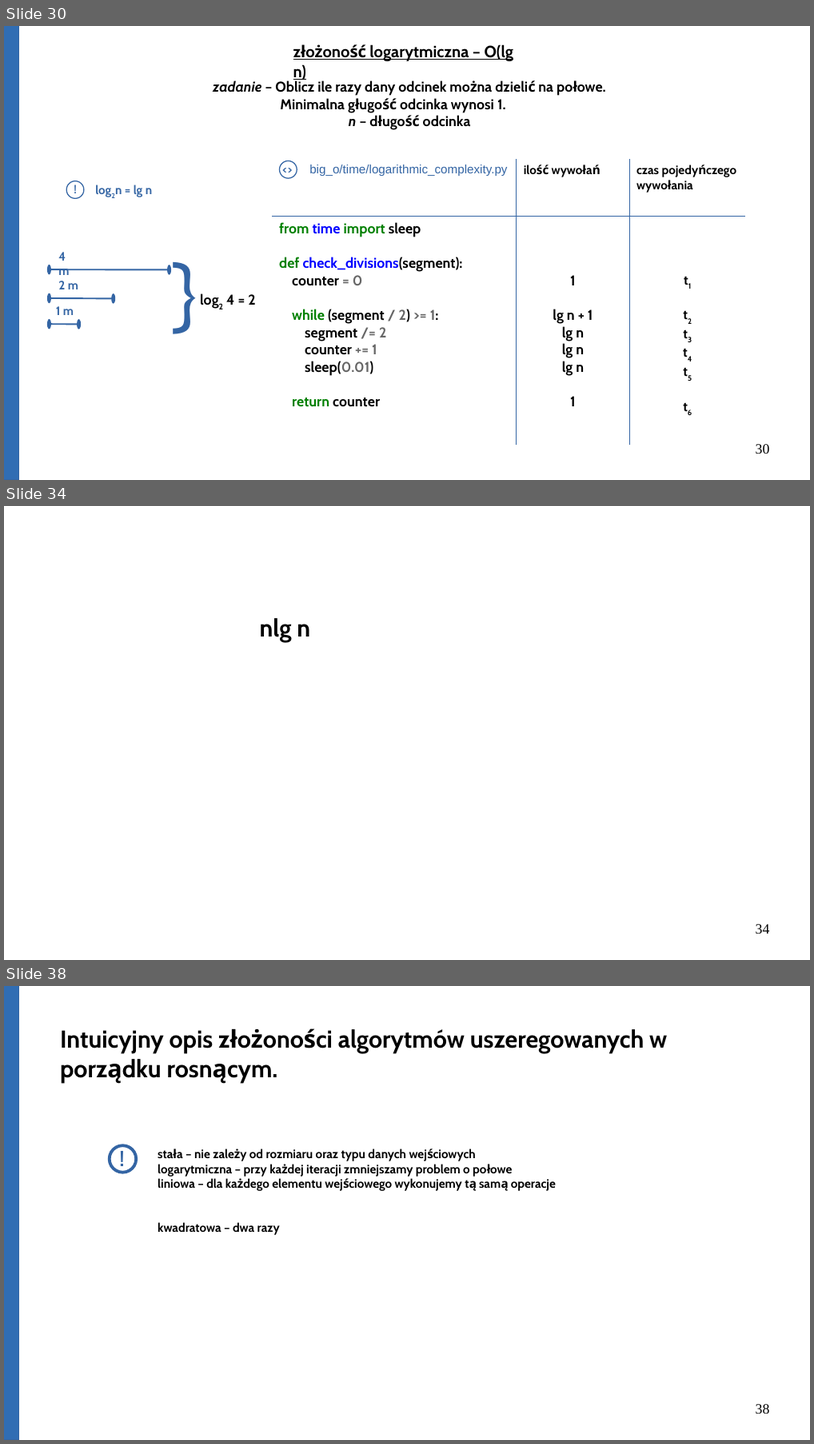
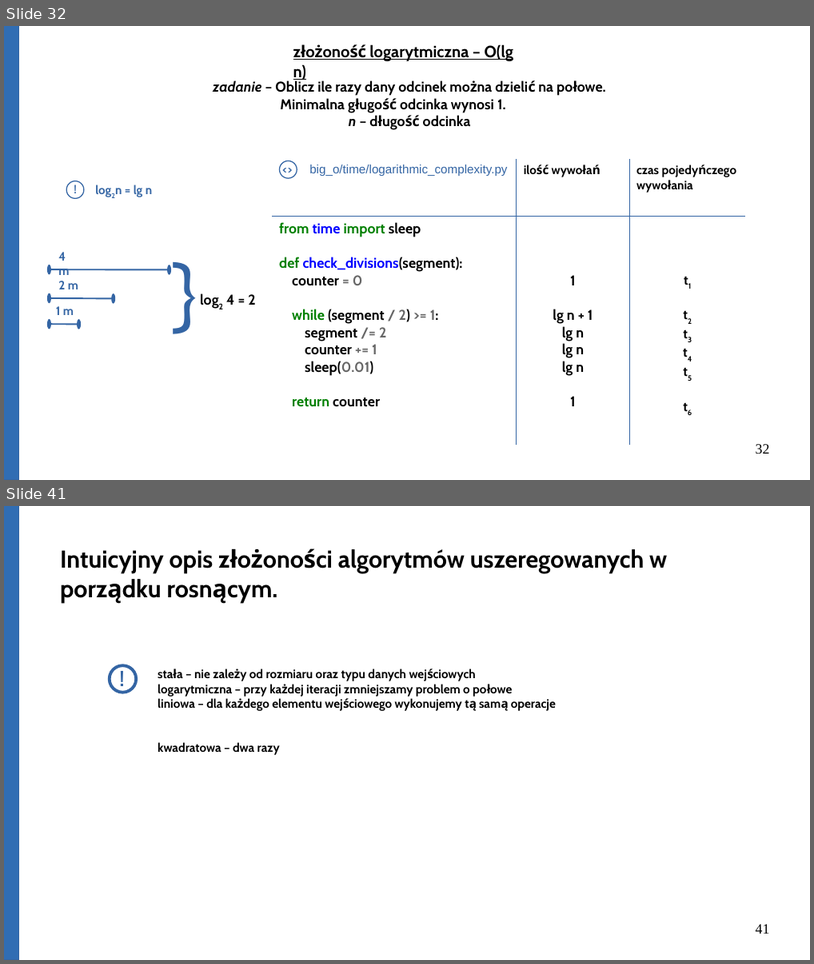
Before and after one commit to Michael-Wisniewski/algorithmic-workshop, a slide deck: gotowa.odp. Shown one above the other, each under a label of ours: slides 30, 34 and 38 before the commit, slides 32 and 41 after it; the slides between them are not shown. The pictures are 814x1444 and 814x964 pixels, drawn with LibreOffice and Linux fonts; fonts in the diff are those of the drawing. Boxes give left, top, right and bottom in pixels: in the first picture for what was removed or moved away, otherwise in the second. Text is boxed around its words. In the diff, an @@ line names an element or a change of style, - is before the commit and + after.

```diff
--- a/gotowa.odp
+++ b/gotowa.odp
@@ slide 34 removed at [4, 506, 810, 960], background #FFFFFF @@
@@ text removed at [260, 618, 310, 642] @@
-nlg n
@@ page number removed at [756, 924, 770, 933] @@
-34
@@ what was slide 30 is now slide 32 @@
@@ page number at [756, 444, 770, 453]: text changed @@
-30
+32
@@ what was slide 38 is now slide 41 @@
@@ page number at [756, 924, 770, 933]: text changed @@
-38
+41
```
Also in this commit, not shown: 13 slides changed, 4 slides added, 7 other files.
